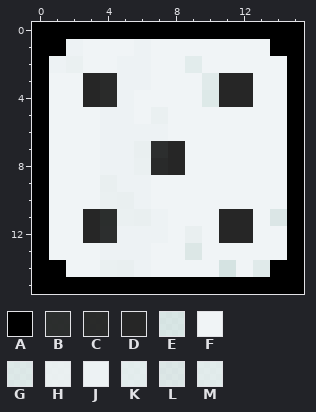
Pixel-art sprite: rythumdice/textures/dicefaces5.png. That is the earlier state.
The file is 16x16 pixels. Colours within 5 levels of each other are drawn and written as one.
Palette (. is transparent): A #000000  B #262626f1  C #262626f7  D #262626  E #eff4f6bd  F #f0f4f6  G #f0f4f6ca  H #f0f4f6ed  J #f0f4f6f7  K #f0f5f7dc  L #f1f3f6c3  M #f1f5f7d4
And afterwards:
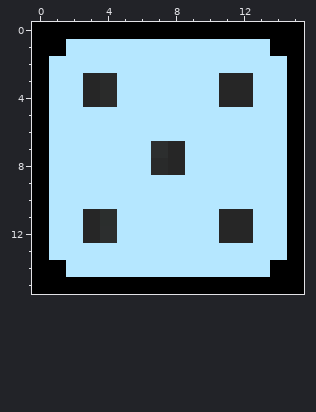
What changed:
Colour F changes from #f0f4f6 to #b5e7ff.
Colour F replaces colour E in row 14 at x 11.
Colour F replaces colour G in row 4 at x 10; in row 11 at x 14.
Colour F replaces colour H in row 2 at x 2; in row 5 at x 7; in rows 7 to 8 at x 6; in row 9 at x 4; in row 10 at x 4 to 5; in row 11 at x 5 to 6.
Colour F replaces colour H in row 12 at x 9; in row 14 at x 4 to 5.
Colour F replaces colour J in row 1 at x 2 and 6; in row 2 at x 1 and 5 to 6; in row 3 at x 5 to 6; in row 4 at x 5; in row 5 at x 4 to 5; in row 6 at x 4 to 7.
Colour F replaces colour J in rows 7 to 8 at x 4 to 5; in row 9 at x 5 to 6; in row 10 at x 6; in row 11 at x 7; in row 12 at x 5 to 7; in row 13 at x 4 to 6.
Colour F replaces colour J in row 14 at x 6.
Colour F replaces colour K in row 2 at x 9.
Colour F replaces colour L in row 13 at x 9.
Colour F replaces colour M in row 3 at x 10; in row 14 at x 13.
Boxes around the changes in both pictures, in picture pixels (x1, y1, x2, y2):
changed: (49, 39, 287, 277)
